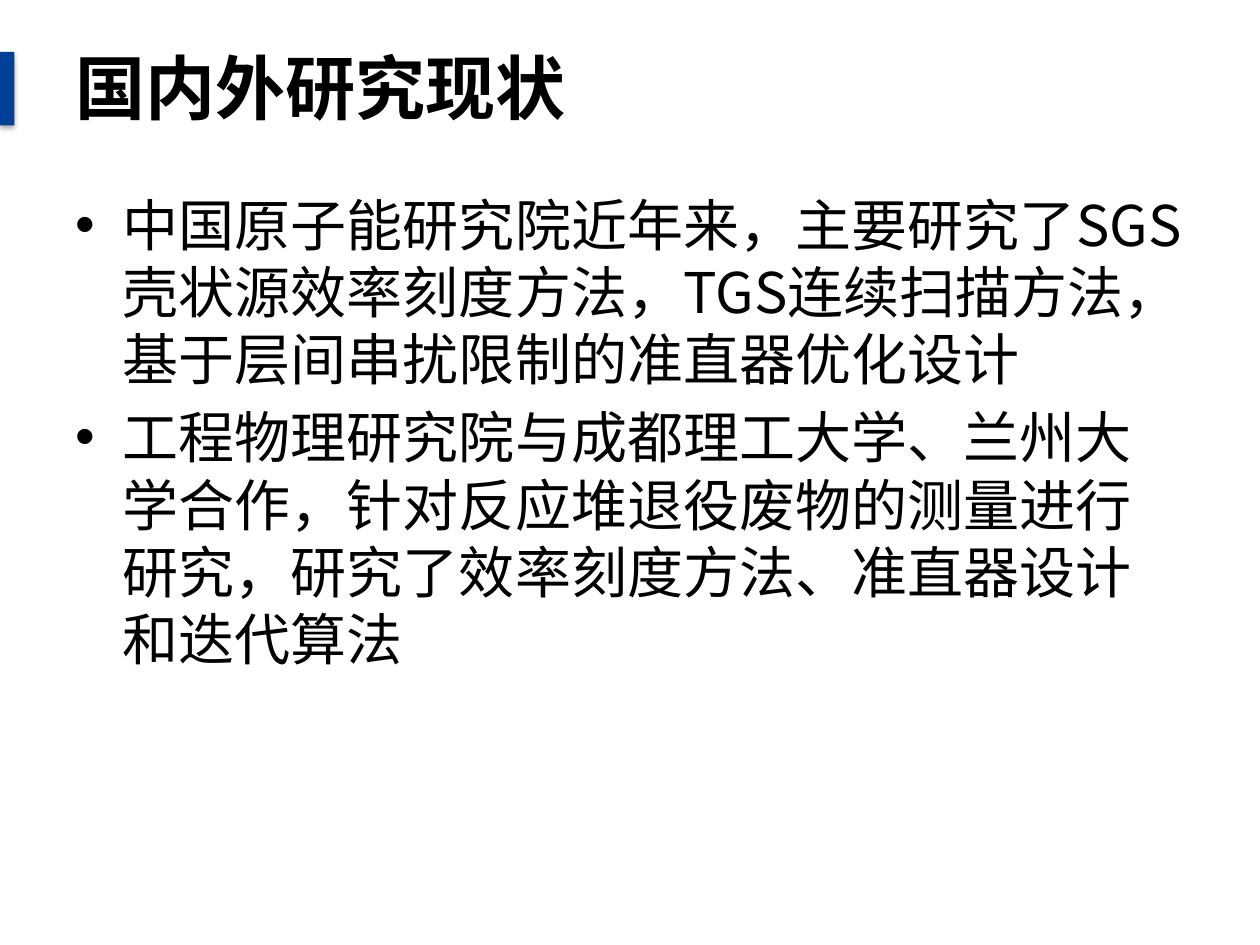
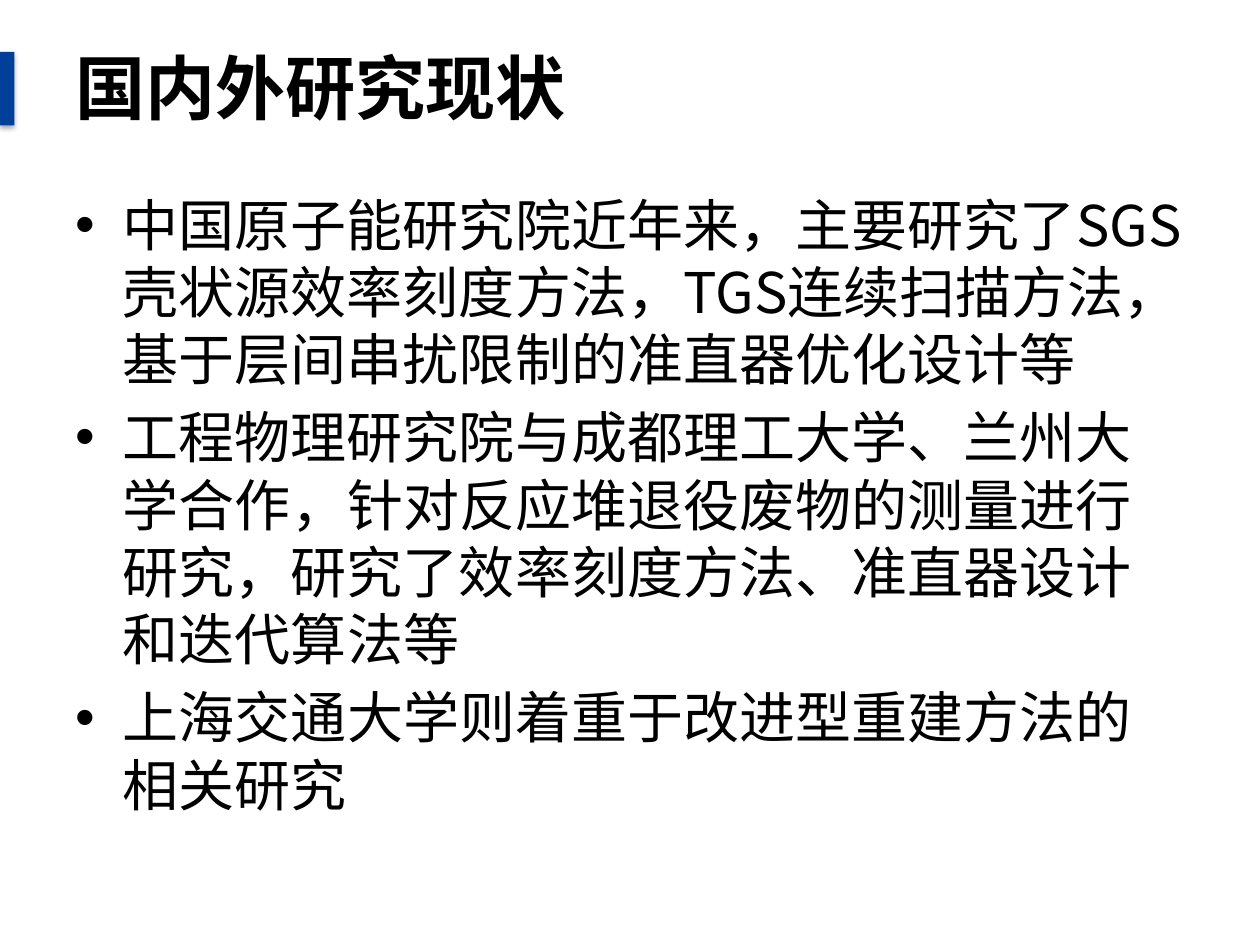
Before and after one commit to danxibao/NDAPapers, a slide deck: slide 7 of 毕业答辩报告.pptx. Drawn at 1260x945 pixels with LibreOffice and Linux fonts; fonts in the diff are those of the drawing; background and template pictures are left out. Boxes give left, top, right and bottom in pixels: in the first picture for what was removed or moved away, otherwise in the second. Text is boxed around its words. In the diff, an @@ line names an element or a change of style, - is before the commit and + after.

```diff
--- a/毕业答辩报告.pptx
+++ b/毕业答辩报告.pptx
@@ text at (x1=123, y1=198, x2=1182, y2=811): text changed @@
-• 中国原子能研究院近年来，主要研究了SGS壳状源效率刻度方法，TGS连续扫描方法，基于层间串扰限制的准直器优化设计
-• 工程物理研究院与成都理工大学、兰州大学合作，针对反应堆退役废物的测量进行研究，研究了效率刻度方法、准直器设计和迭代算法
+• 中国原子能研究院近年来，主要研究了SGS壳状源效率刻度方法，TGS连续扫描方法，基于层间串扰限制的准直器优化设计等
+• 工程物理研究院与成都理工大学、兰州大学合作，针对反应堆退役废物的测量进行研究，研究了效率刻度方法、准直器设计和迭代算法等
+• 上海交通大学则着重于改进型重建方法的相关研究
```
Also in this commit, not shown: 12 other slides changed, 3 other files.
